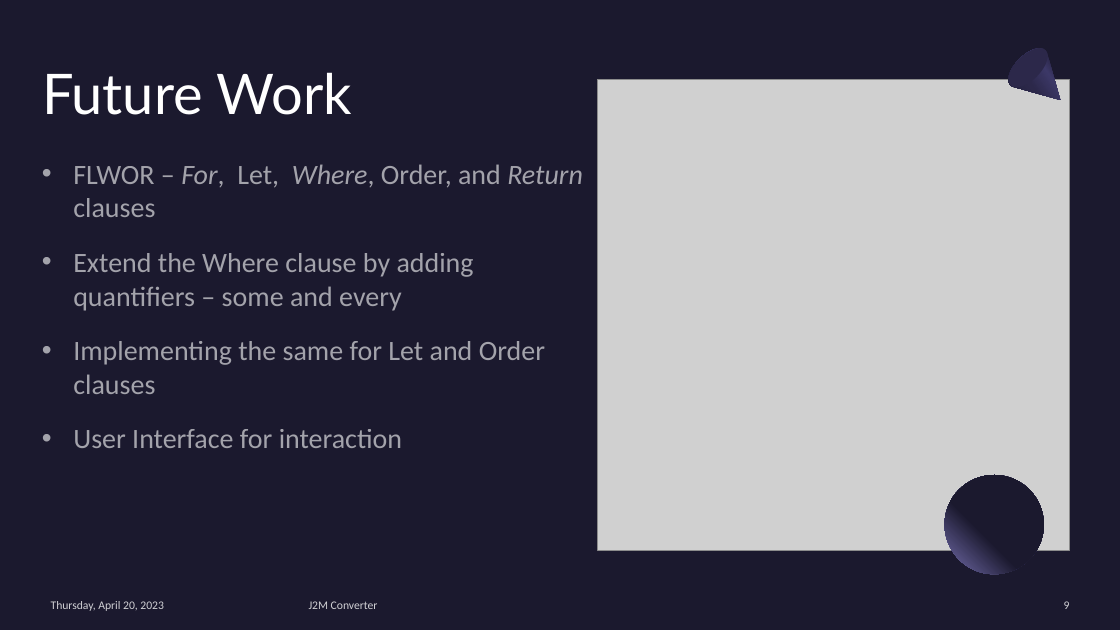
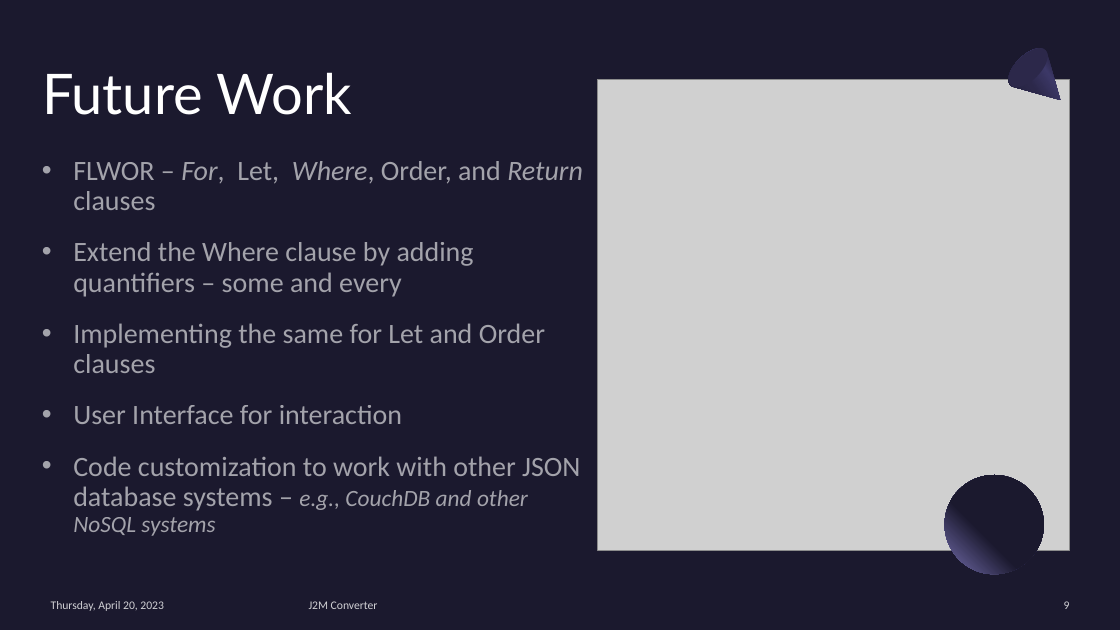
Before and after one commit to babapooja/Masters-Project, a slide deck: slide 9 of Documents/[MastersProject]J2MConverter.pptx. Drawn at 1120x630 pixels with LibreOffice and Linux fonts; fonts in the diff are those of the drawing; grey boxes stand for pictures. Boxes give left, top, right and bottom in pixels: in the first picture for what was removed or moved away, otherwise in the second. Text is boxed around its words. In the diff, an @@ line names an element or a change of style, - is before the commit and + after.

```diff
--- a/Documents/[MastersProject]J2MConverter.pptx
+++ b/Documents/[MastersProject]J2MConverter.pptx
@@ text at (73,161,583,424): line spacing 1 to 0.9 @@
@@ text at (73,456,580,536): paragraph added @@
+• Code customization to work with other JSON database systems – e.g., CouchDB and other NoSQL systems
```
Also in this commit, not shown: 3 other slides changed, 3 other files.
